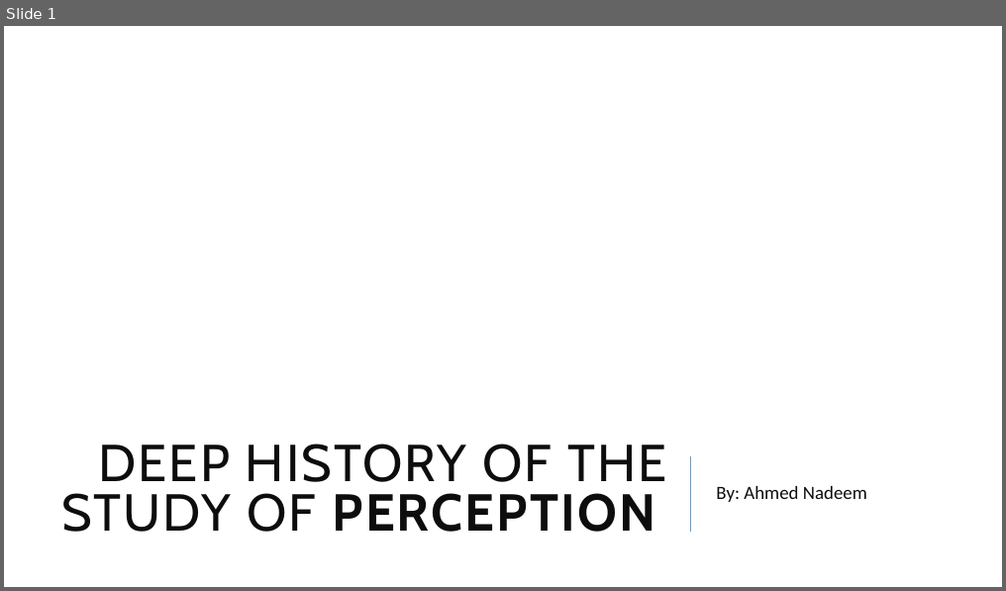
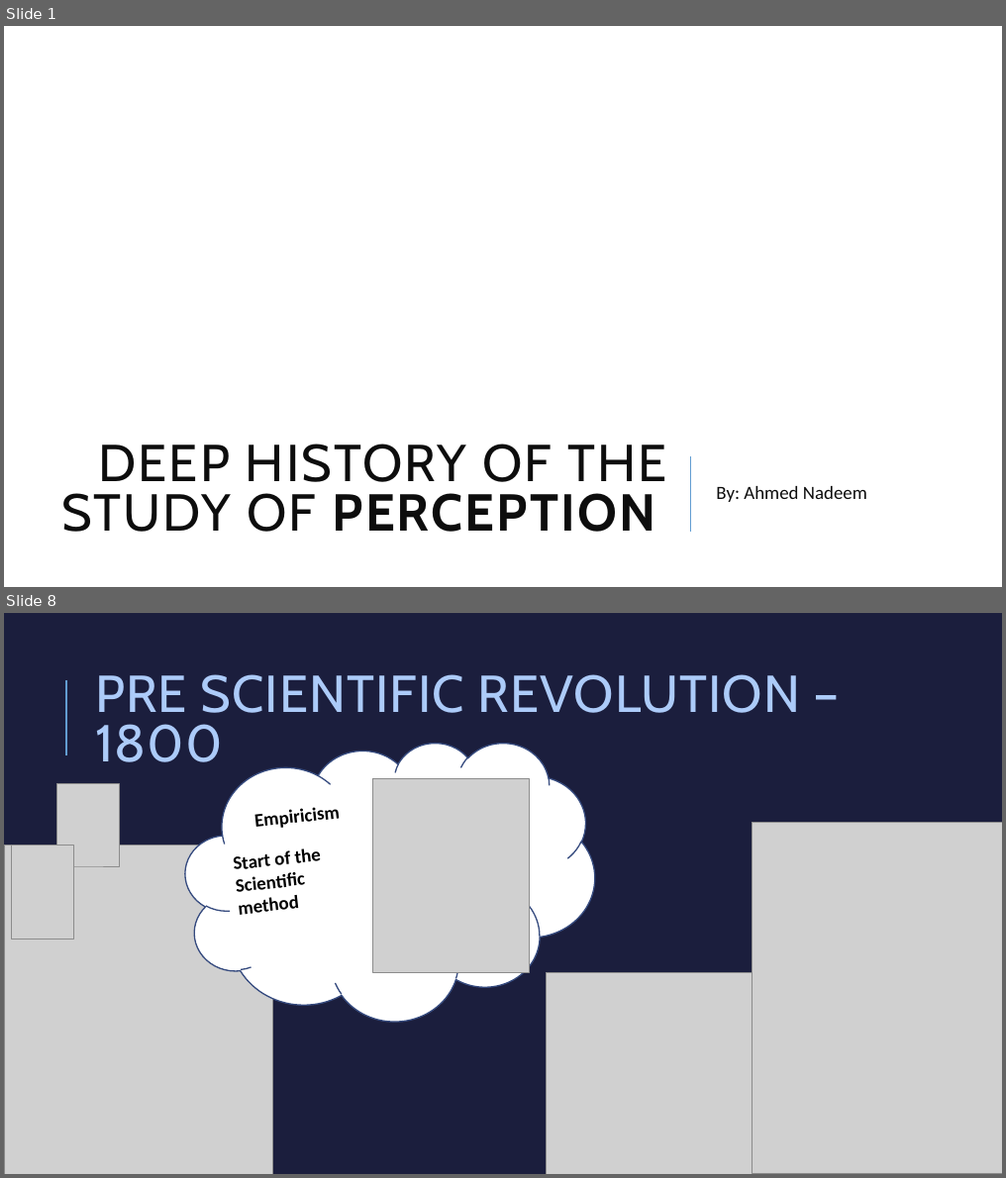
Before and after one commit to aimforbigfoot/biol5081, a slide deck: animalsClass/Deep History Of the field of Perception.pptx. Shown one above the other, each under a label of ours: slide 1 before the commit, slides 1 and 8 after it; the slides between them are not shown. The pictures are 1006x591 and 1006x1178 pixels, drawn with LibreOffice and Linux fonts; fonts in the diff are those of the drawing; grey boxes stand for pictures; background and template pictures are left out. Boxes give left, top, right and bottom in pixels: in the first picture for what was removed or moved away, otherwise in the second. Text is boxed around its words. In the diff, an @@ line names an element or a change of style, - is before the commit and + after.

```diff
--- a/animalsClass/Deep History Of the field of Perception.pptx
+++ b/animalsClass/Deep History Of the field of Perception.pptx
@@ slide 8 added at [4, 613, 1002, 1174], background #1B1E3E @@
@@ line added from (66, 756) to (66, 680), #629DD1 1.5 pt @@
@@ title added at [95, 674, 800, 762], 50 pt, text #ACCBF9 @@
+PRE SCIENTIFIC REVOLUTION – 1800
@@ cloud added at [185, 743, 595, 1021], fill #FFFFFF, outline #374B7F 1.25 pt @@
@@ picture added at [57, 783, 119, 866] @@
@@ picture added at [373, 778, 531, 972] @@
@@ text added at [255, 807, 341, 828], 18 pt, text #000000, bold @@
+Empiricism
@@ picture added at [4, 845, 273, 1174] @@
@@ picture added at [12, 845, 73, 939] @@
@@ text added at [234, 849, 321, 915], 18 pt, text #000000, bold @@
+Start of the
+Scientific method
@@ picture added at [751, 822, 1002, 1173] @@
@@ picture added at [546, 972, 754, 1174] @@
```
Also in this commit, not shown: 5 slides changed, 11 other slides added.
